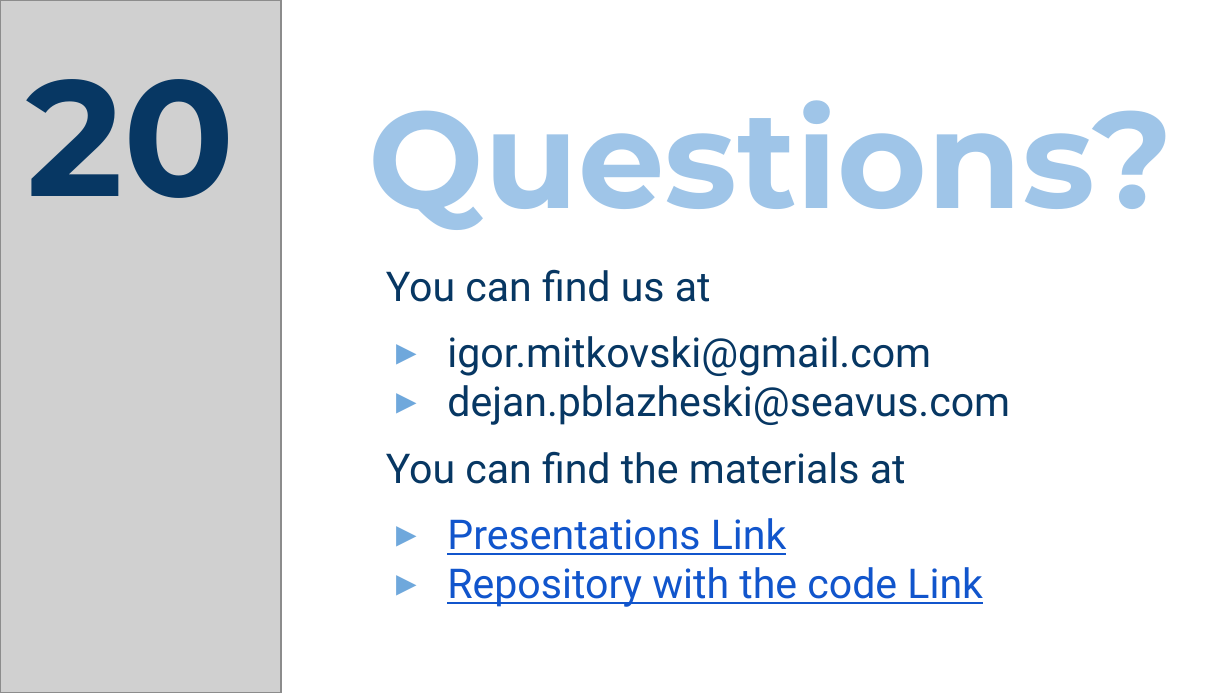
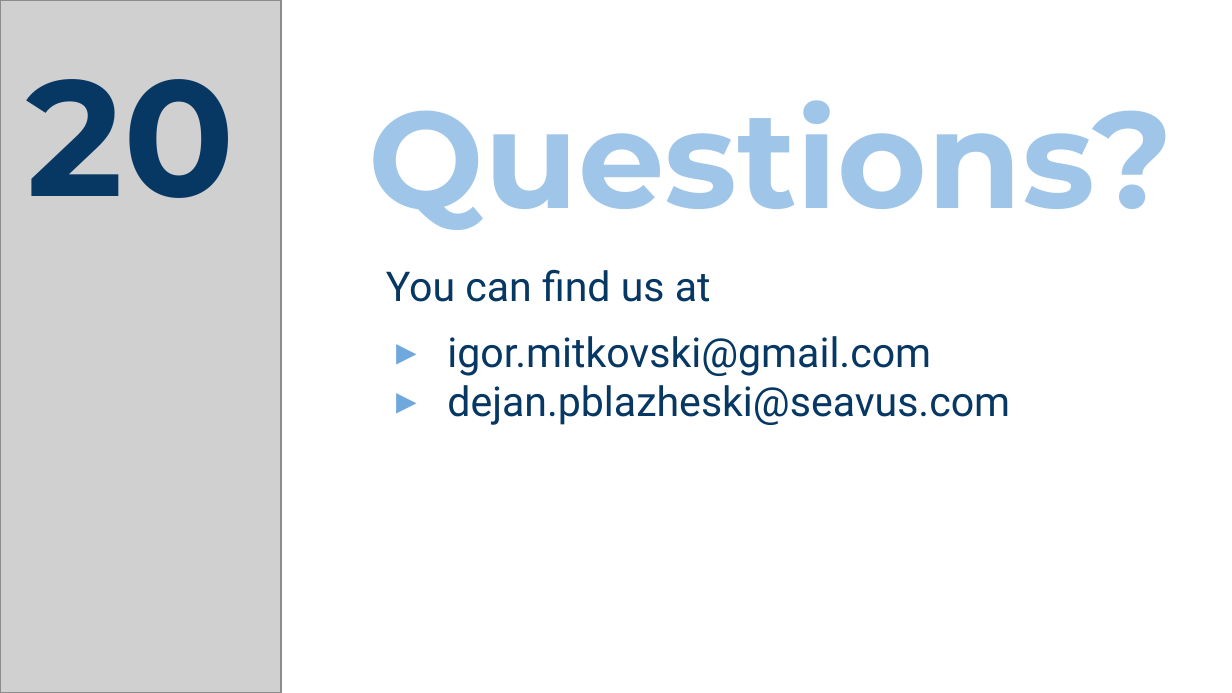
Before and after one commit to sedc-codecademy/sedc7-05-oopcsharp, a slide deck: slide 20 of g2/Class 3/Presentation/C# Basic 03.pptx. Drawn at 1232x693 pixels with LibreOffice and Linux fonts; fonts in the diff are those of the drawing; grey boxes stand for pictures. Boxes give left, top, right and bottom in pixels: in the first picture for what was removed or moved away, otherwise in the second. Text is boxed around its words. In the diff, an @@ line names an element or a change of style, - is before the commit and + after.

Commit message:
Update class 3 presentation

```diff
--- a/g2/Class 3/Presentation/C# Basic 03.pptx
+++ b/g2/Class 3/Presentation/C# Basic 03.pptx
@@ subtitle at (386, 451, 983, 607): paragraphs removed @@
-You can find the materials at
-▸ Presentations Link
-▸ Repository with the code Link
```
